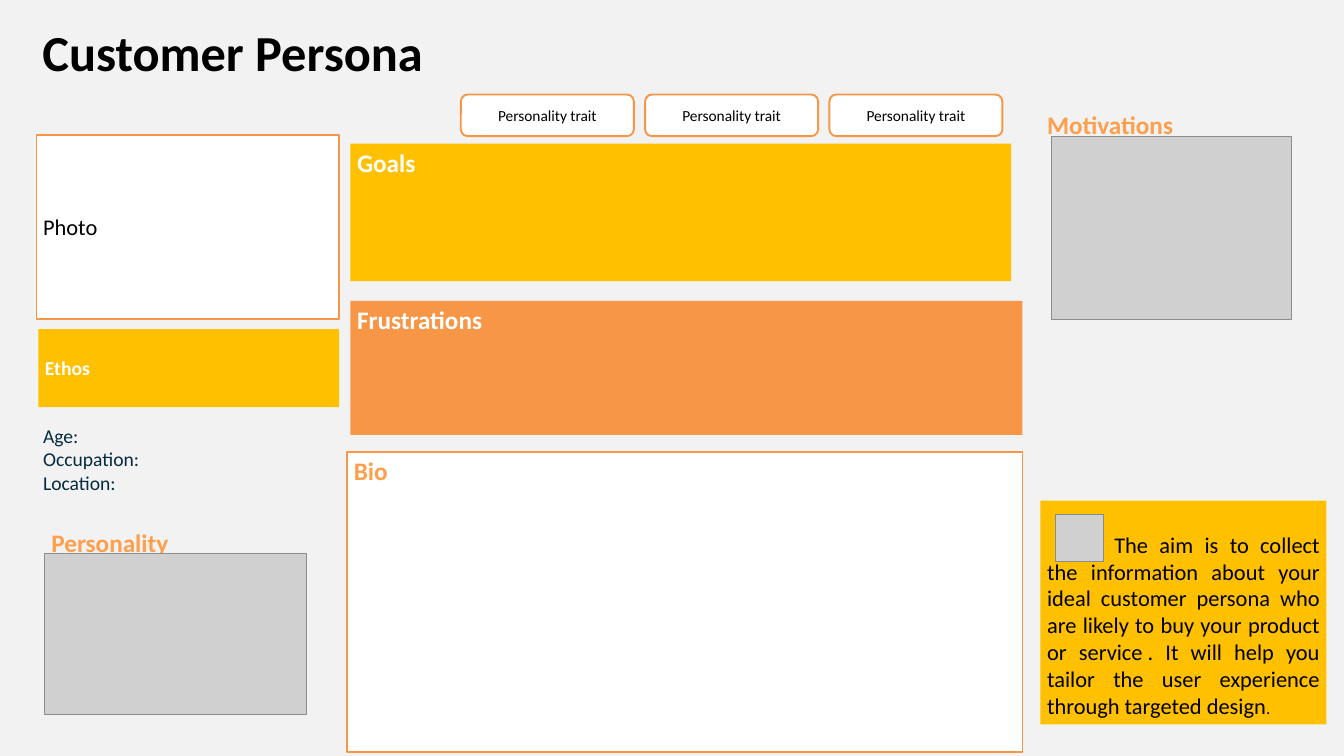
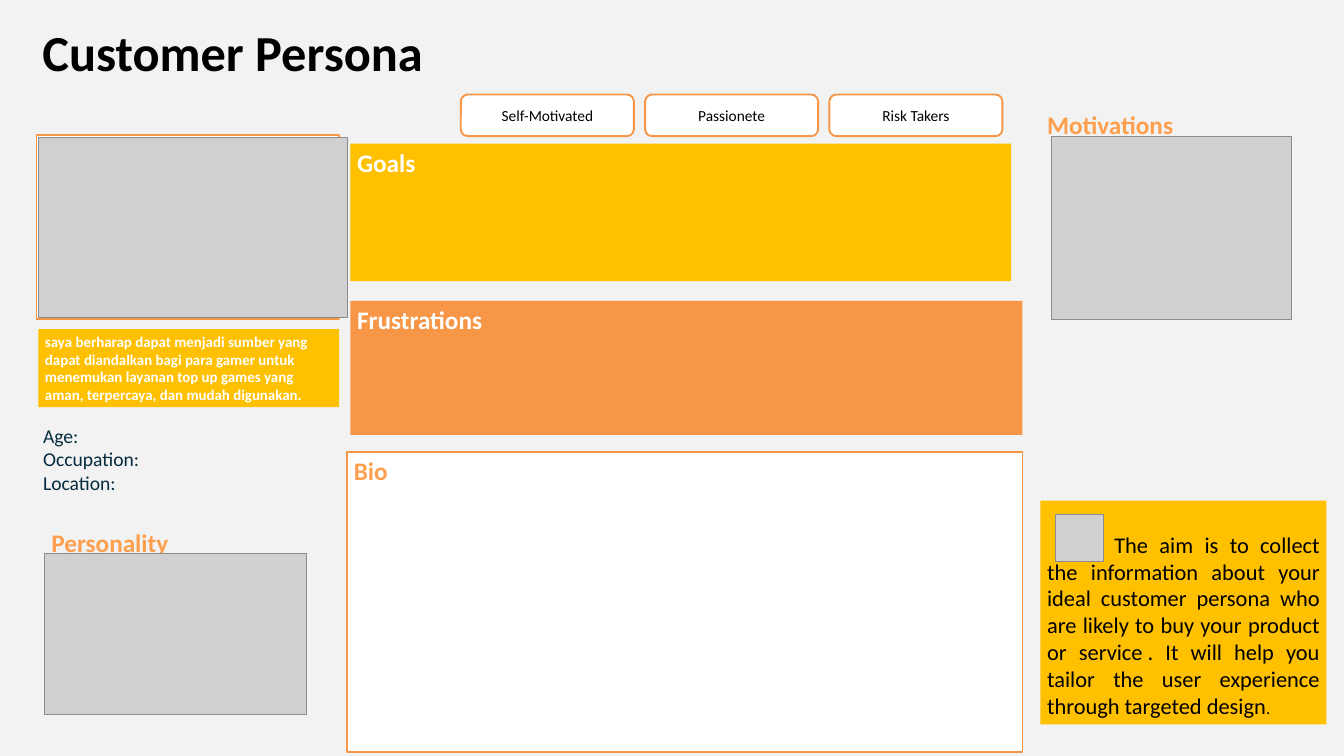
Before and after one commit to JonathanZefanya/Kuliah, a slide deck: slide 6 of Semester 4/Dasar Kewirausahaan/Pertemuan 3 (21-03-2024)/night market - milestone 1.pptx. Drawn at 1344x756 pixels with LibreOffice and Linux fonts; fonts in the diff are those of the drawing; grey boxes stand for pictures. Boxes give left, top, right and bottom in pixels: in the first picture for what was removed or moved away, otherwise in the second. Text is boxed around its words. In the diff, an @@ line names an element or a change of style, - is before the commit and + after.

```diff
--- a/Semester 4/Dasar Kewirausahaan/Pertemuan 3 (21-03-2024)/night market - milestone 1.pptx
+++ b/Semester 4/Dasar Kewirausahaan/Pertemuan 3 (21-03-2024)/night market - milestone 1.pptx
@@ text in rounded rectangle at (502, 110, 593, 121): text changed @@
-Personality trait
+Self-Motivated
@@ text in rounded rectangle at (698, 110, 765, 121): text changed @@
-Personality trait
+Passionete
@@ text in rounded rectangle at (882, 110, 950, 121): text changed @@
-Personality trait
+Risk Takers
@@ picture added at (38, 137, 347, 318) @@
@@ text in rectangle at (43, 219, 97, 235): text removed @@
-Photo
@@ text in rectangle at (45, 336, 307, 403): text changed; size 21 to 16 pt @@
-Ethos
+saya berharap dapat menjadi sumber yang dapat diandalkan bagi para gamer untuk menemukan layanan top up games yang aman, terpercaya, dan mudah digunakan.
```
Also in this commit, not shown: 3 other slides changed, 4 other files.
